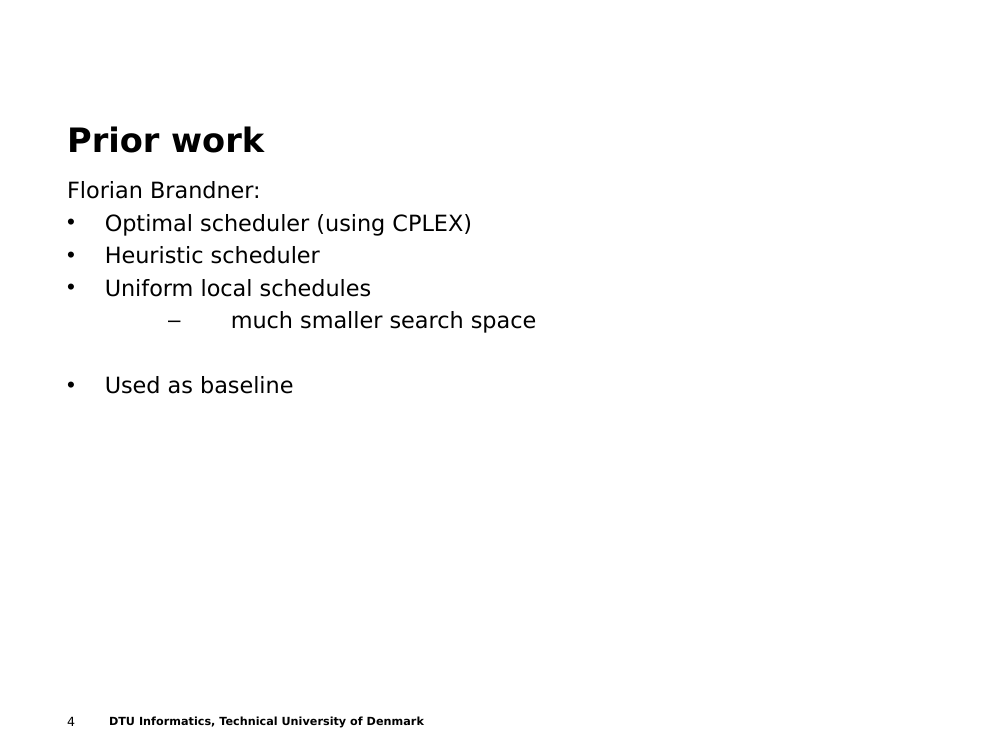
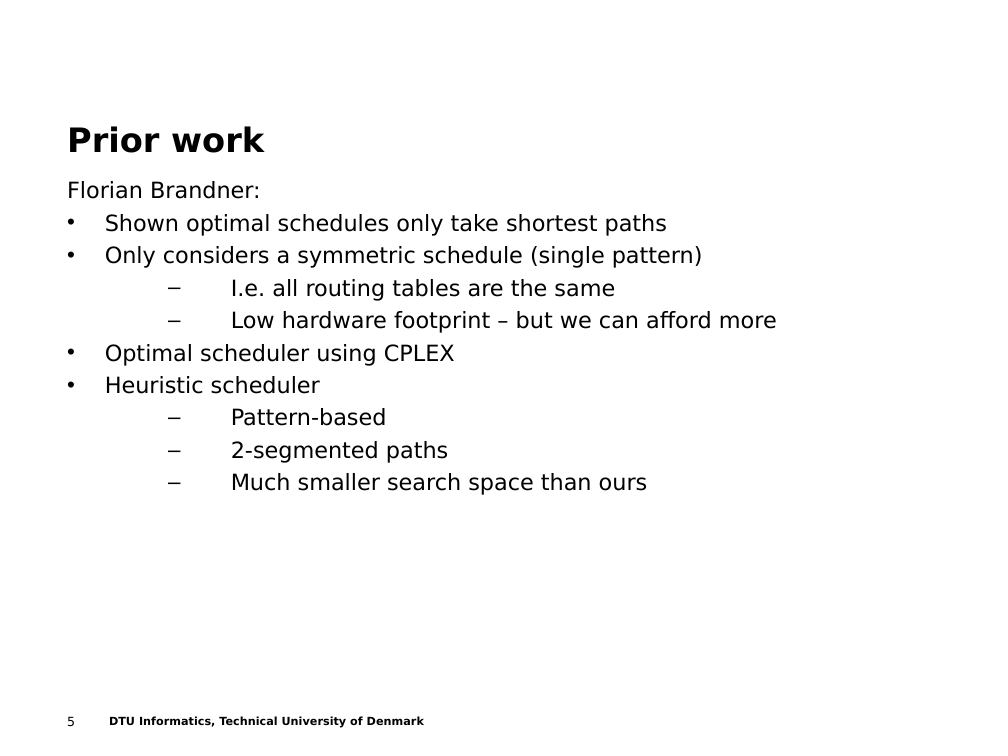
Before and after one commit to t-crest/poseidon, a slide deck: slide 5 of Report/eume_presentation.ppt (slide 4 before the commit). Drawn at 1008x756 pixels with LibreOffice and Linux fonts; fonts in the diff are those of the drawing; background and template pictures are left out. Boxes give left, top, right and bottom in pixels: in the first picture for what was removed or moved away, otherwise in the second. Text is boxed around its words. In the diff, an @@ line names an element or a change of style, - is before the commit and + after.

Commit message:
minor tweaks to presentation

```diff
--- a/Report/eume_presentation.ppt
+++ b/Report/eume_presentation.ppt
@@ text at <box>105,214,777,366</box>: text changed @@
-• Optimal scheduler (using CPLEX)
+• Shown optimal schedules only take shortest paths
+• Only considers a symmetric schedule (single pattern)
+  – I.e. all routing tables are the same
+  – Low hardware footprint – but we can afford more
+• Optimal scheduler using CPLEX
@@ text at <box>231,408,648,495</box>: text changed @@
-• Uniform local schedules
-  – much smaller search space
-• Used as baseline
+  – Pattern-based
+  – 2-segmented paths
+  – Much smaller search space than ours
@@ page number at <box>67,716,75,726</box>: text changed @@
-4
+5
```
Also in this commit, not shown: 10 other slides changed.
